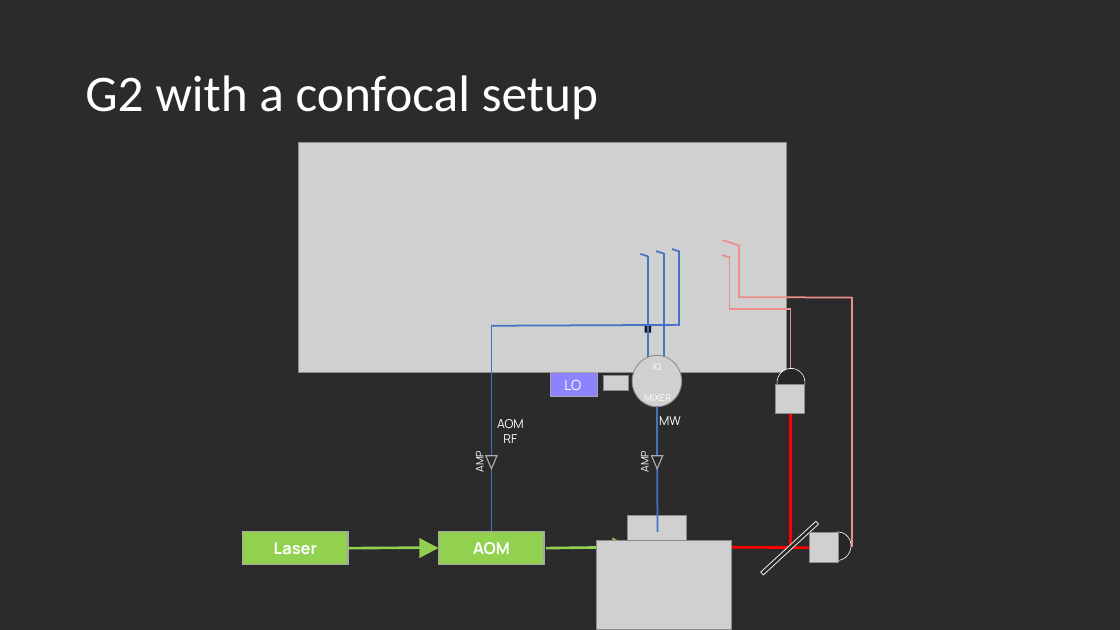
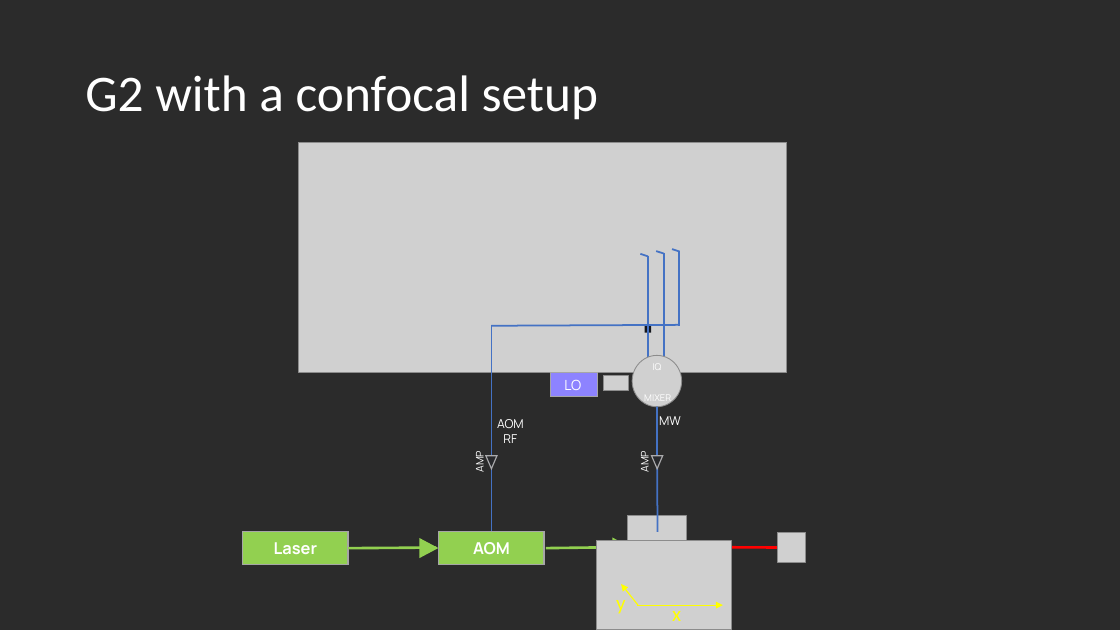
Before and after one commit to qua-platform/qua-libs, a slide deck: slide 16 of examples/nv-centers/syncing-opx-with-external-devices/NV_Experiments_with_the_OPX.pptx. Drawn at 1120x630 pixels with LibreOffice and Linux fonts; fonts in the diff are those of the drawing; grey boxes stand for pictures; background and template pictures are left out; a plain dark background stands for a picture behind light text. Boxes give left, top, right and bottom in pixels: in the first picture for what was removed or moved away, otherwise in the second. Text is boxed around its words. In the diff, an @@ line names an element or a change of style, - is before the commit and + after.

```diff
--- a/examples/nv-centers/syncing-opx-with-external-devices/NV_Experiments_with_the_OPX.pptx
+++ b/examples/nv-centers/syncing-opx-with-external-devices/NV_Experiments_with_the_OPX.pptx
@@ group removed at [723,240,856,575]: 10 lines, 2 chord (boxed as its full ellipse)s, 1 rectangle, 1 picture @@
@@ picture: place and size @@
-picture at [810,533,838,563]
+picture at [778,533,806,563]
@@ arrow added from (638, 605) to (621, 584), #FFFF00 1 pt @@
@@ text added at [616,600,625,614], 18 pt, text #FFFF00 @@
+y
@@ arrow added from (637, 605) to (723, 605), #FFFF00 1 pt @@
@@ text added at [672,605,681,621], 18 pt, text #FFFF00 @@
+x
```
Also in this commit, not shown: 2 other slides changed, 1 slide added, 14 other files.
